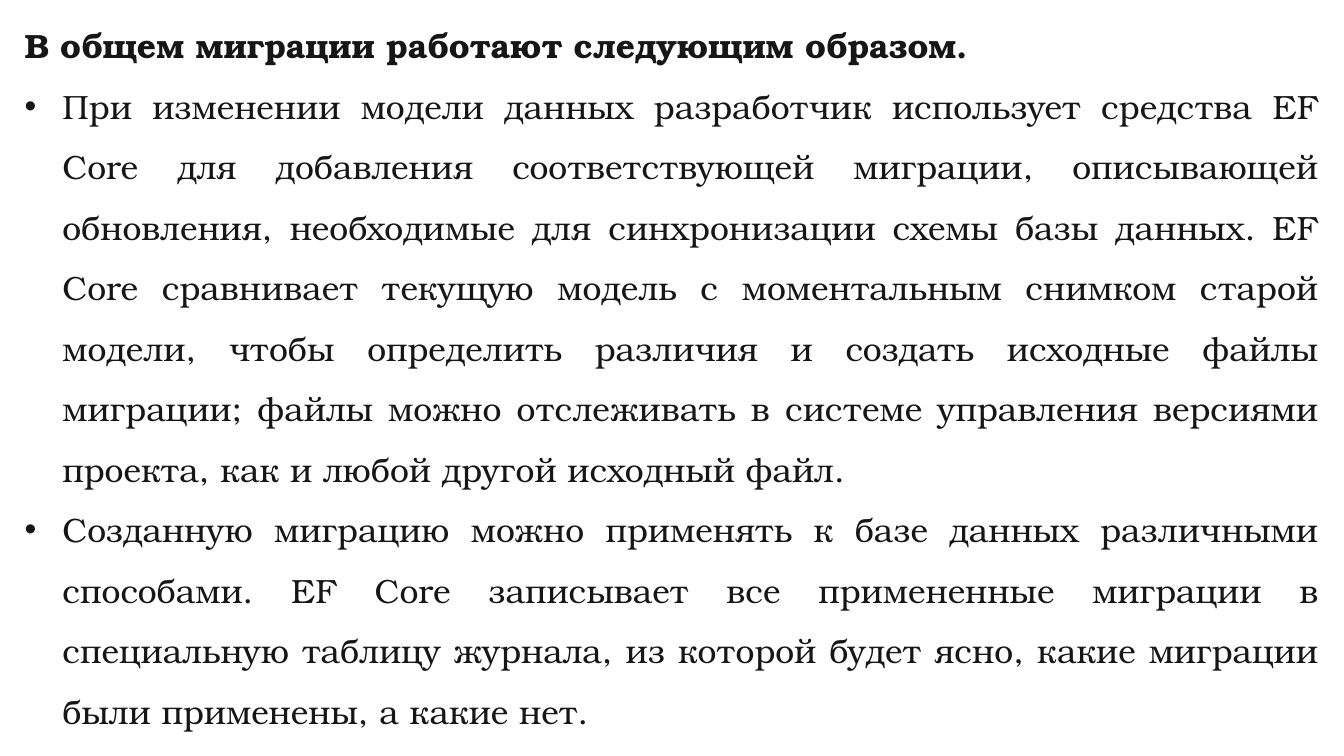
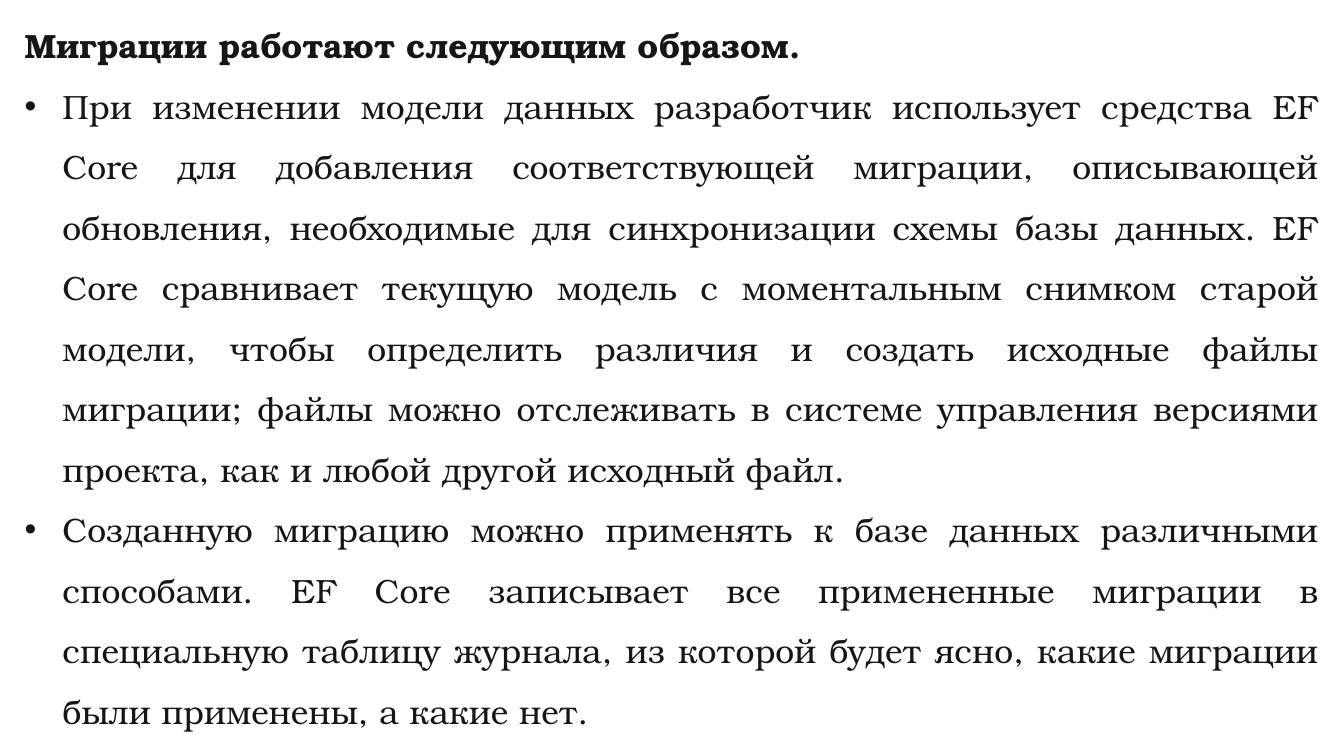
Before and after one commit to DaniilKlyukin/OOP-4, a slide deck: slide 66 of Лекции/ООП 1 лек 6.pptx. Drawn at 1344x756 pixels with LibreOffice and Linux fonts; fonts in the diff are those of the drawing. Boxes give left, top, right and bottom in pixels: in the first picture for what was removed or moved away, otherwise in the second. Text is boxed around its words. In the diff, an @@ line names an element or a change of style, - is before the commit and + after.

```diff
--- a/Лекции/ООП 1 лек 6.pptx
+++ b/Лекции/ООП 1 лек 6.pptx
@@ text at (x1=25, y1=32, x2=788, y2=66): text changed @@
-В общем миграции работают следующим образом.
+Миграции работают следующим образом.
```
Also in this commit, not shown: 7 other slides changed, 8 other files.
